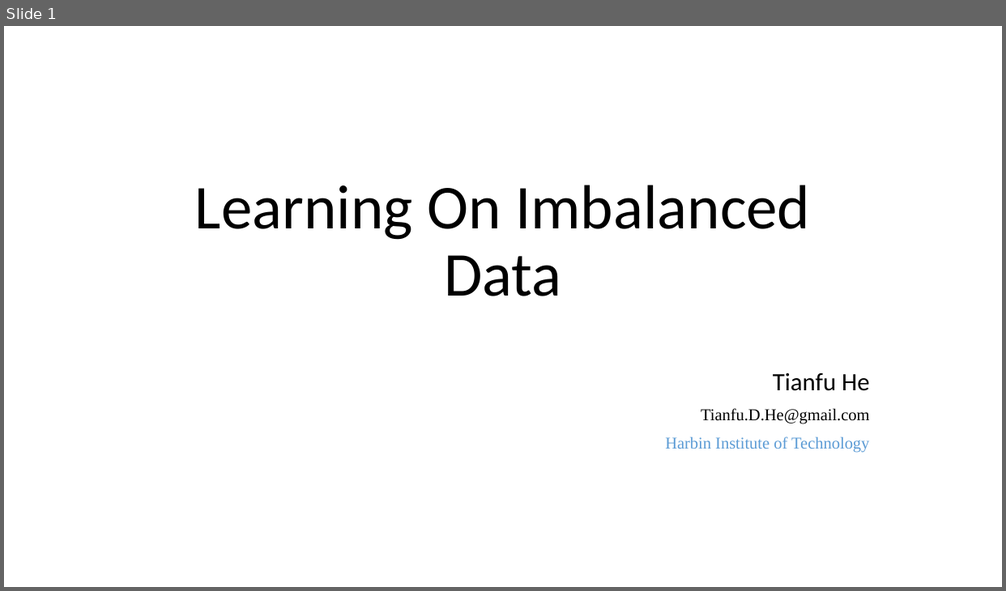
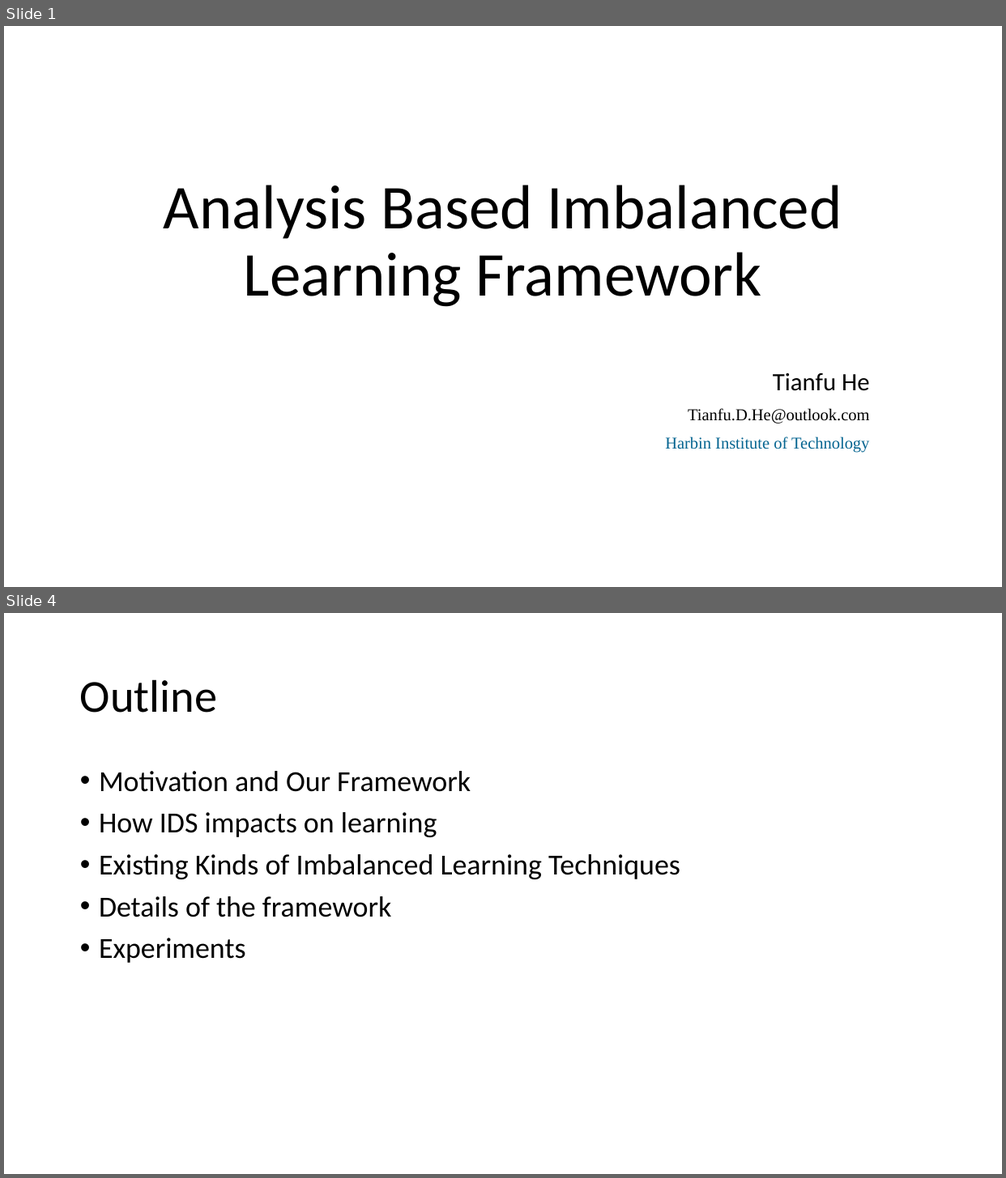
Before and after one commit to RKDSOne/ids, a slide deck: slides&notes/Learning on imbalanced data.pptx. Shown one above the other, each under a label of ours: slide 1 before the commit, slides 1 and 4 after it; the slides between them are not shown. The pictures are 1006x591 and 1006x1178 pixels, drawn with LibreOffice and Linux fonts; fonts in the diff are those of the drawing. Boxes give left, top, right and bottom in pixels: in the first picture for what was removed or moved away, otherwise in the second. Text is boxed around its words. In the diff, an @@ line names an element or a change of style, - is before the commit and + after.

```diff
--- a/slides&notes/Learning on imbalanced data.pptx
+++ b/slides&notes/Learning on imbalanced data.pptx
@@ slide 4 added at [4, 613, 1002, 1174], background #FFFFFF @@
@@ title added at [80, 679, 217, 713], 44 pt, text #000000 @@
+Outline
@@ text added at [99, 771, 680, 963], 28 pt, text #000000 @@
+• Motivation and Our Framework
+• How IDS impacts on learning
+• Existing Kinds of Imbalanced Learning Techniques
+• Details of the framework
+• Experiments
@@ slide 1 changed as well @@
@@ title at [164, 185, 842, 307]: text changed @@
-Learning On Imbalanced Data
+Analysis Based Imbalanced Learning Framework
@@ subtitle at [688, 408, 869, 424]: text changed @@
-Tianfu.D.He@gmail.com
+Tianfu.D.He@outlook.com
@@ subtitle at [665, 437, 869, 453]: text colour #5B9BD5 to #046490 in "Harbin Institute of Technology" @@
```
Also in this commit, not shown: 1 other slide changed, 16 other slides added, 1 slide removed, 4 other files.
